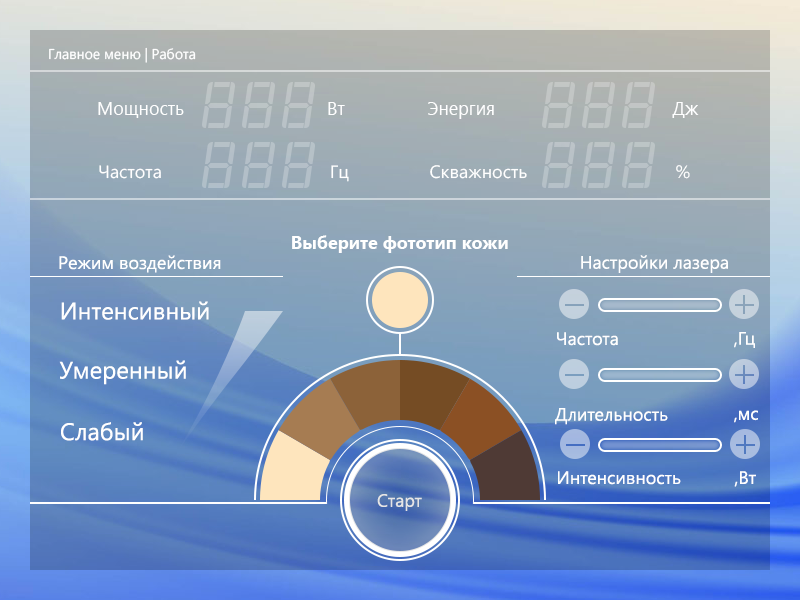
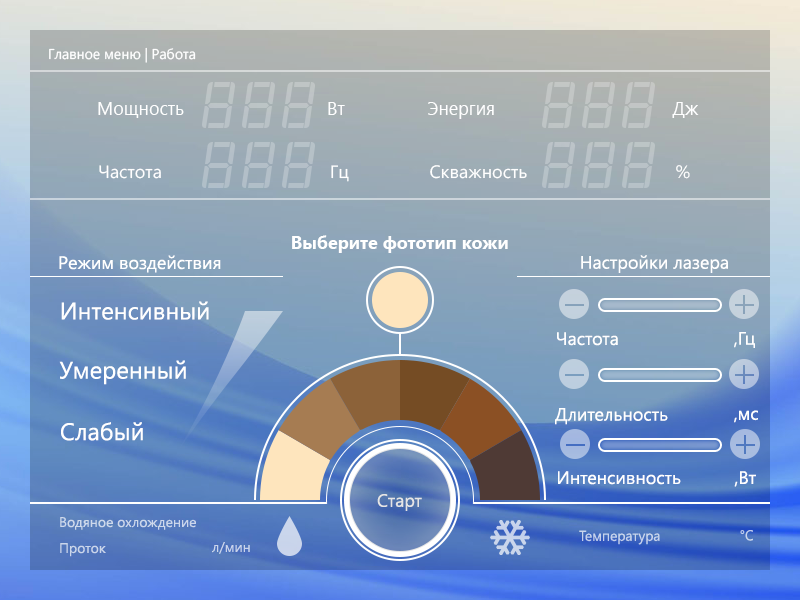
Comparing the layer stacks of the two 800 x 600 images. Changes:
added group "Coolling" with 7 layers in group "Work Panel" over left=60, top=516, right=753, bottom=557
added layer "°C" in group "Coolling" over left=740, top=530, right=753, bottom=541
added layer "Температура" in group "Coolling" over left=579, top=530, right=660, bottom=545
added layer "л/мин" in group "Coolling" over left=212, top=542, right=250, bottom=554
added layer "Проток" in group "Coolling" over left=60, top=543, right=106, bottom=557
added layer "Водяное охлождение" in group "Coolling" over left=60, top=517, right=196, bottom=530
added layer "Water" in group "Coolling" over left=277, top=516, right=302, bottom=556
added layer "Cooling" in group "Coolling" over left=490, top=520, right=530, bottom=555
